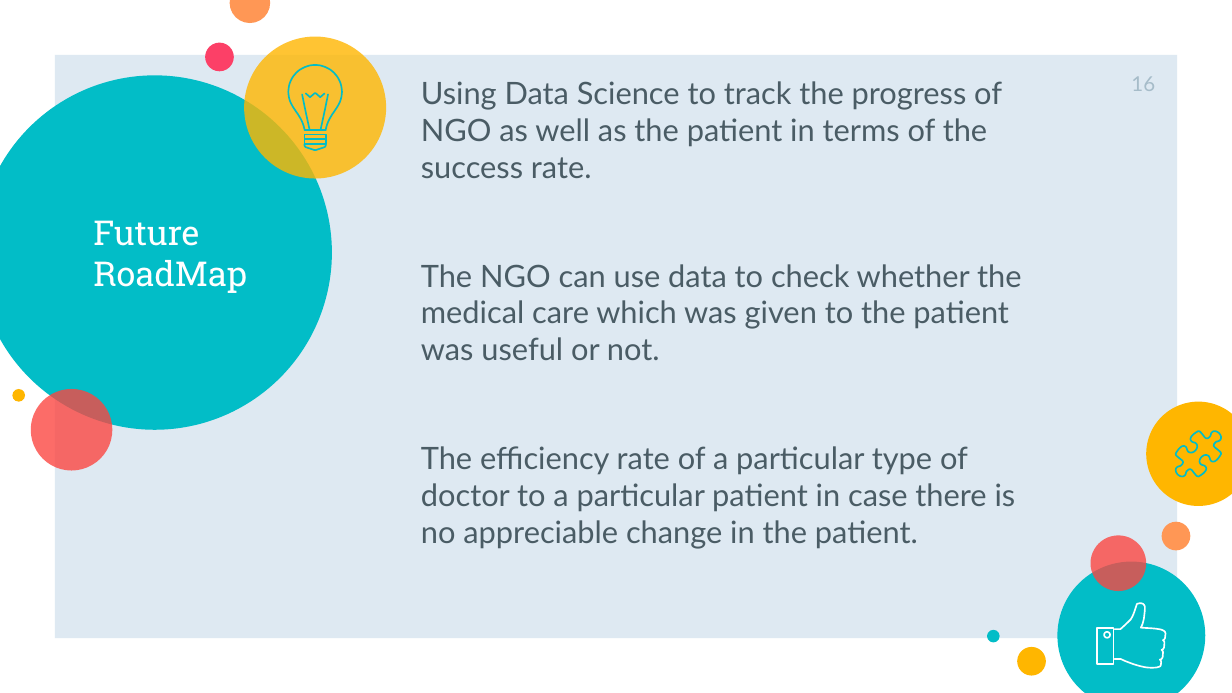
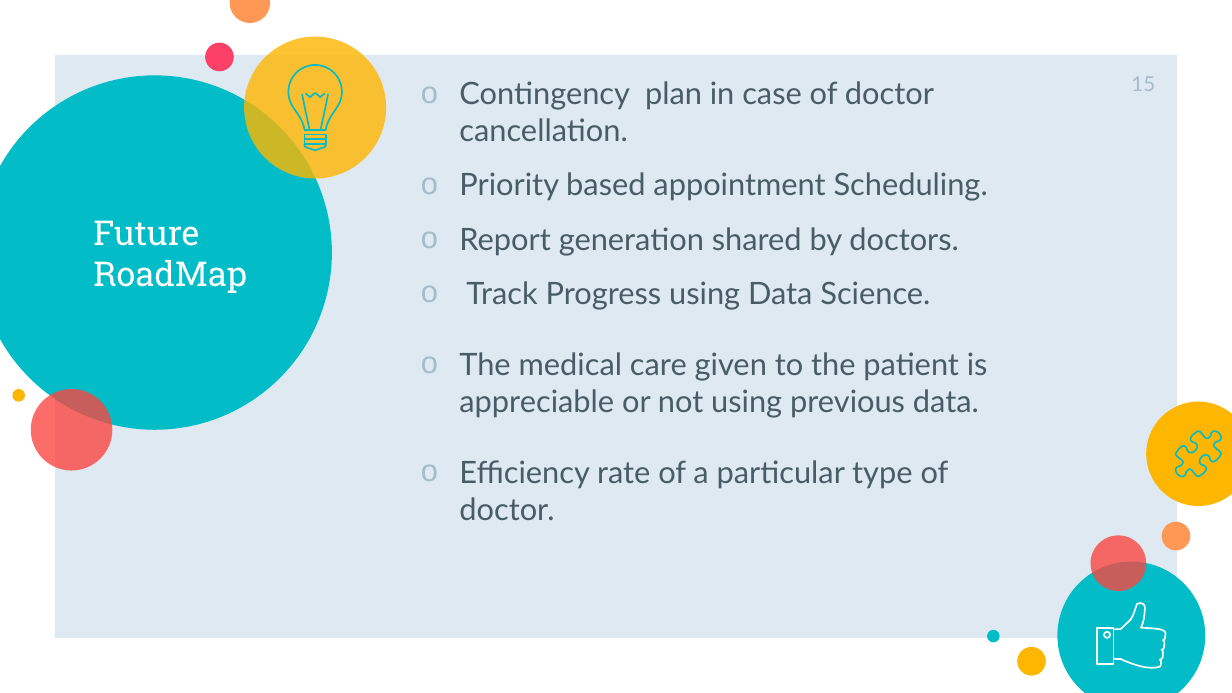
Before and after one commit to Bengaluru18/team-3, a slide deck: slide 15 of CFG_SSK(1).pptx (slide 16 before the commit). Drawn at 1232x693 pixels with LibreOffice and Linux fonts; fonts in the diff are those of the drawing. Boxes give left, top, right and bottom in pixels: in the first picture for what was removed or moved away, otherwise in the second. Text is boxed around its words. In the diff, an @@ line names an element or a change of style, - is before the commit and + after.

```diff
--- a/CFG_SSK(1).pptx
+++ b/CFG_SSK(1).pptx
@@ text at (459, 81, 988, 520): text changed @@
-Using Data Science to track the progress of NGO as well as the patient in terms of the success rate.
-The NGO can use data to check whether the medical care which was given to the patient was useful or not.
-The efficiency rate of a particular type of doctor to a particular patient in case there is no appreciable change in the patient.
+o Contingency plan in case of doctor cancellation.
+o Priority based appointment Scheduling.
+o Report generation shared by doctors.
+o Track Progress using Data Science.
+o The medical care given to the patient is appreciable or not using previous data.
+o Efficiency rate of a particular type of doctor.
@@ page number at (1131, 77, 1155, 91): text changed @@
-16
+15
```
Also in this commit, not shown: 3 other slides changed, 1 slide removed.
